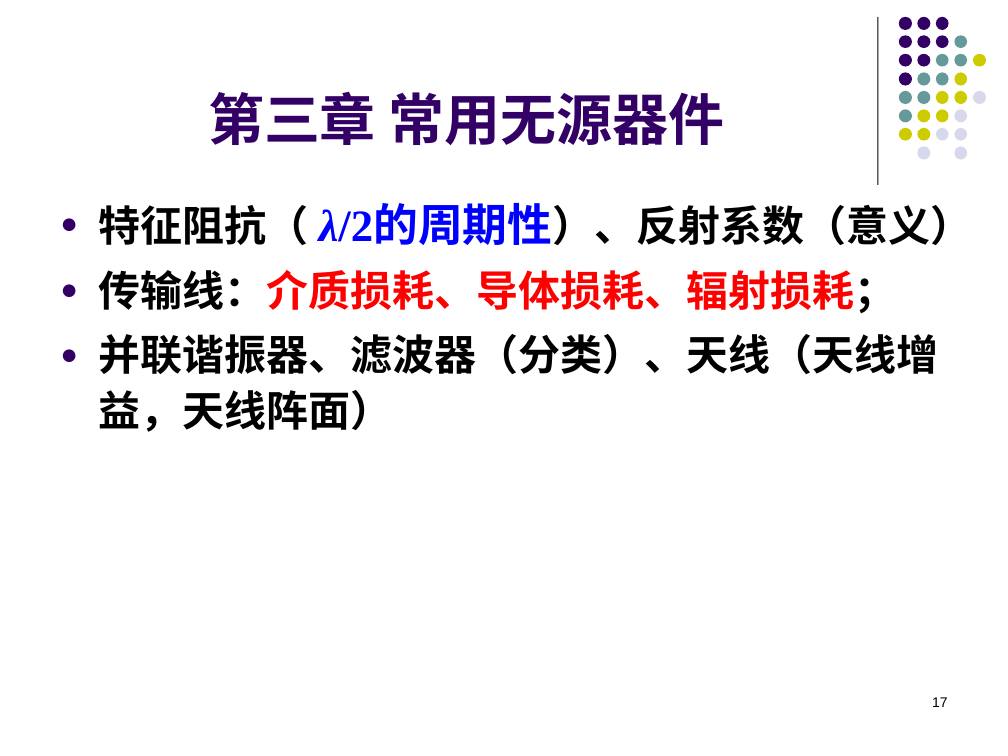
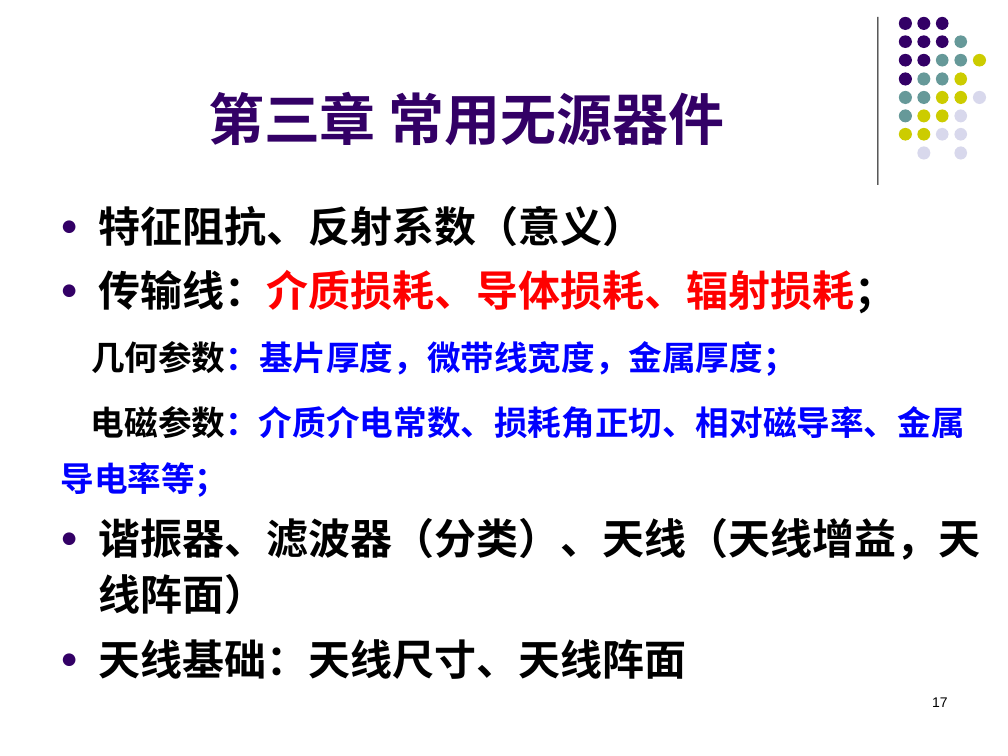
Before and after one commit to lyMeiSEU/ly_schoolhelper, a slide deck: slide 17 of 通信电子/复习.pptx. Drawn at 1008x756 pixels with LibreOffice and Linux fonts; fonts in the diff are those of the drawing; background and template pictures are left out. Boxes give left, top, right and bottom in pixels: in the first picture for what was removed or moved away, otherwise in the second. Text is boxed around its words. In the diff, an @@ line names an element or a change of style, - is before the commit and + after.

```diff
--- a/通信电子/复习.pptx
+++ b/通信电子/复习.pptx
@@ text at <box>98,206,644,246</box>: text changed @@
-● 特征阻抗（ λ/2的周期性）、反射系数（意义）
+● 特征阻抗、反射系数（意义）
@@ text at <box>60,341,980,679</box>: text changed; size 30 to 24 pt @@
-● 并联谐振器、滤波器（分类）、天线（天线增益，天线阵面）
+几何参数：基片厚度，微带线宽度，金属厚度；
+电磁参数：介质介电常数、损耗角正切、相对磁导率、金属导电率等；
+● 谐振器、滤波器（分类）、天线（天线增益，天线阵面）
+● 天线基础：天线尺寸、天线阵面
```
Also in this commit, not shown: 7 other slides changed, 18 slides added, 1 slide removed, 2 other files.
